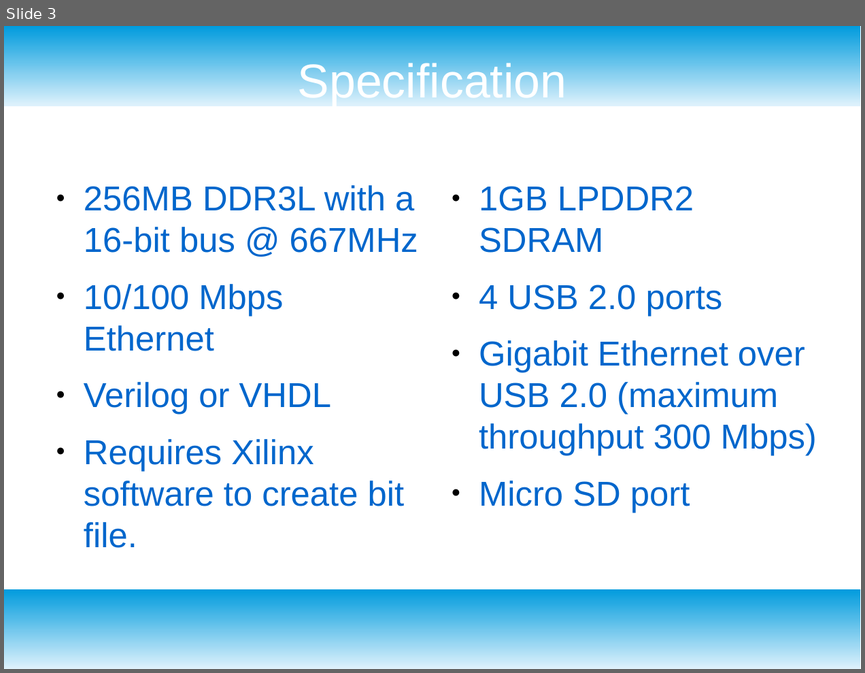
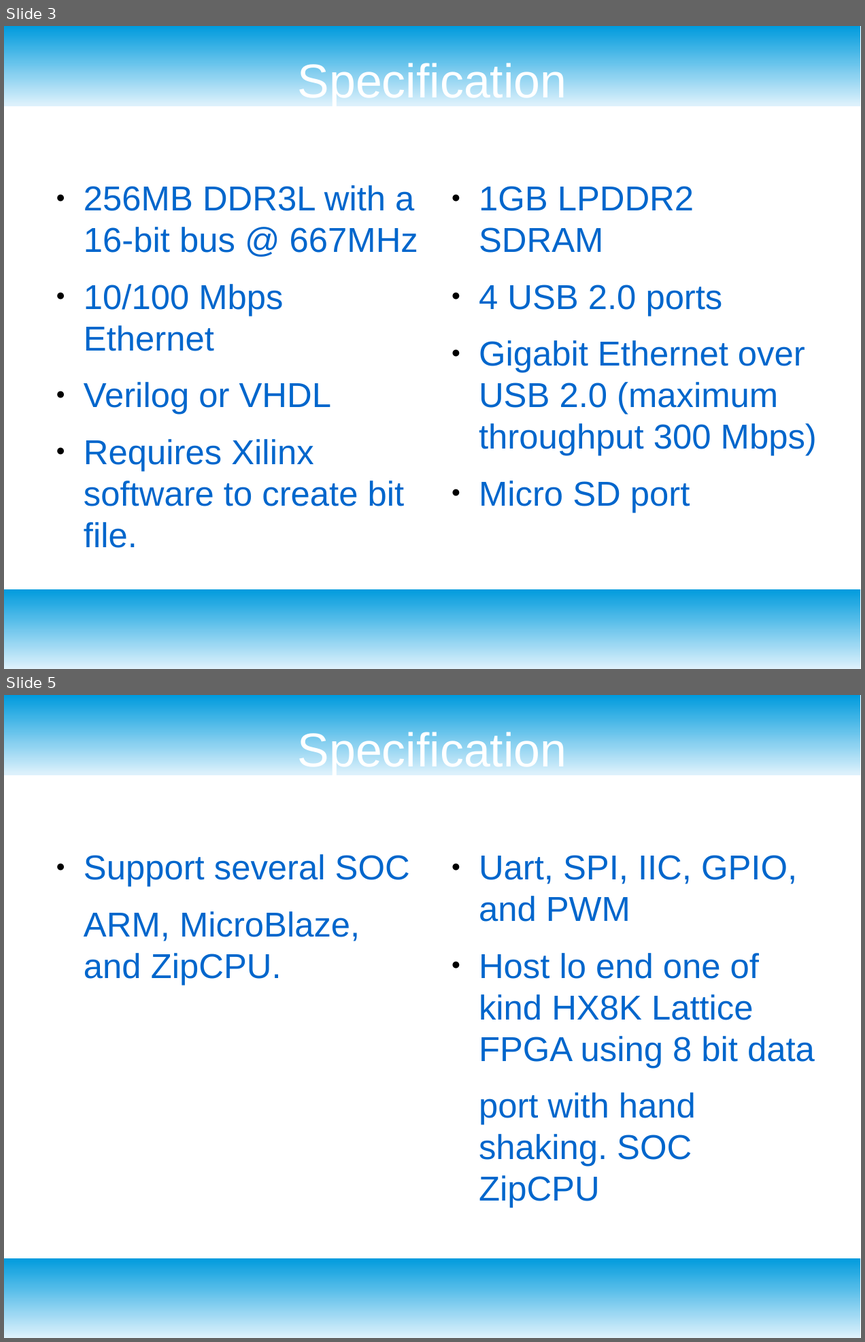
Before and after one commit to develone/Ultibo_Projects, a slide deck: rpi3b+a7fpga.odp. Shown one above the other, each under a label of ours: slide 3 before the commit, slides 3 and 5 after it; the slides between them are not shown. The pictures are 865x673 and 865x1342 pixels, drawn with LibreOffice and Linux fonts; fonts in the diff are those of the drawing. Boxes give left, top, right and bottom in pixels: in the first picture for what was removed or moved away, otherwise in the second. Text is boxed around its words. In the diff, an @@ line names an element or a change of style, - is before the commit and + after.

```diff
--- a/rpi3b+a7fpga.odp
+++ b/rpi3b+a7fpga.odp
@@ slide 5 added at [4, 695, 861, 1338], background #FFFFFF; not listed: 2 template elements that a slide beside it also shows @@
@@ title added at [298, 728, 567, 775], 44 pt, text #FFFFFF @@
+Specification
@@ text added at [84, 854, 410, 985], 32 pt, text #0066CC @@
+● Support several SOC
+ARM, MicroBlaze, and ZipCPU.
@@ text added at [479, 855, 815, 1208], 32 pt, text #0066CC @@
+● Uart, SPI, IIC, GPIO, and PWM
+● Host lo end one of kind HX8K Lattice FPGA using 8 bit data
+port with hand shaking. SOC ZipCPU
```
Also in this commit, not shown: 1 slide changed, 3 other files.
